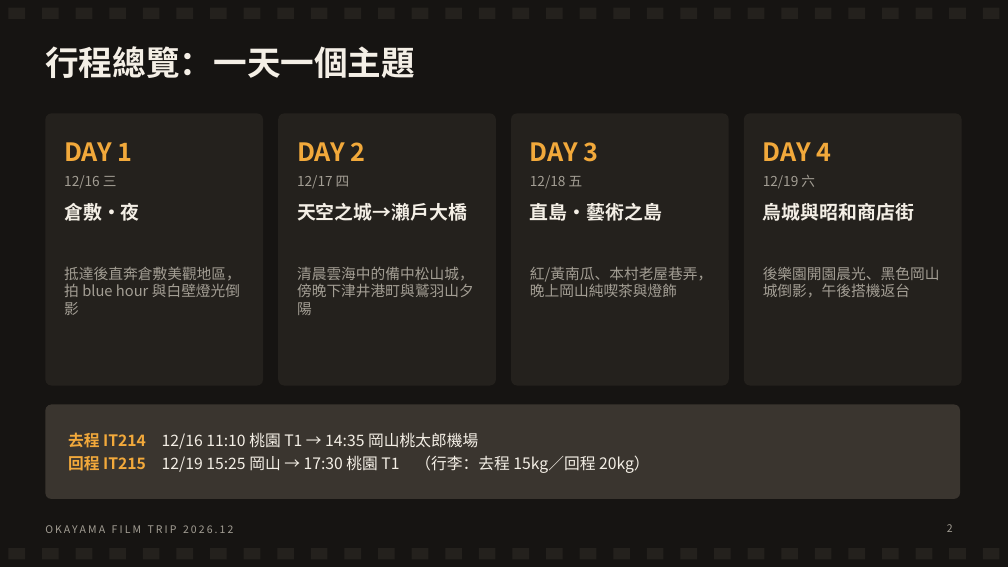
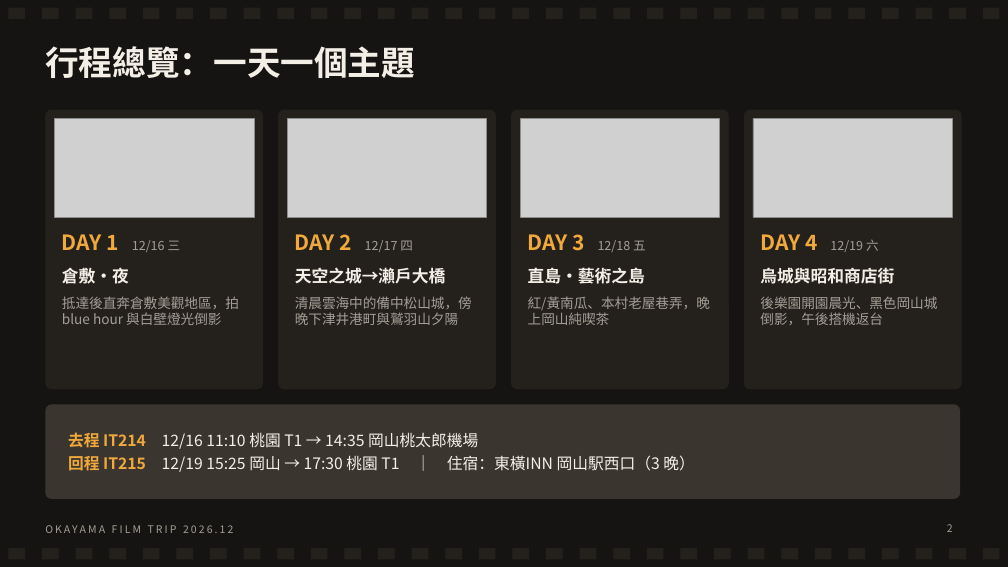
Before and after one commit to leoimpact999/djokovic-vs-sinner-analysis, a slide deck: slide 2 of 岡山4天3夜_底片獵景之旅.pptx. Drawn at 1008x567 pixels with LibreOffice and Linux fonts; fonts in the diff are those of the drawing; grey boxes stand for pictures. Boxes give left, top, right and bottom in pixels: in the first picture for what was removed or moved away, otherwise in the second. Text is boxed around its words. In the diff, an @@ line names an element or a change of style, - is before the commit and + after.

```diff
--- a/岡山4天3夜_底片獵景之旅.pptx
+++ b/岡山4天3夜_底片獵景之旅.pptx
@@ picture added at (54,119,254,217) @@
@@ picture added at (287,119,487,217) @@
@@ picture added at (520,119,720,217) @@
@@ picture added at (753,119,953,217) @@
@@ text removed at (64,142,133,161) @@
-DAY 1
@@ text removed at (297,142,366,161) @@
-DAY 2
@@ text removed at (530,142,599,162) @@
-DAY 3
@@ text removed at (763,142,831,161) @@
-DAY 4
@@ text at (62,234,181,252): text changed; size 13 to 12 pt @@
-12/16 三
+DAY 1 12/16 三
@@ text at (295,234,413,252): text changed; size 13 to 12 pt @@
-12/17 四
+DAY 2 12/17 四
@@ text at (528,234,646,252): text changed; size 13 to 12 pt @@
-12/18 五
+DAY 3 12/18 五
@@ text at (760,234,879,252): text changed; size 13 to 12 pt @@
-12/19 六
+DAY 4 12/19 六
@@ text "倉敷・夜": place and size @@
-text "倉敷・夜" at (64,203,140,221)
+text "倉敷・夜" at (62,267,129,284)
@@ text "天空之城→瀨戶大橋": place and size @@
-text "天空之城→瀨戶大橋" at (297,203,467,221)
+text "天空之城→瀨戶大橋" at (295,267,446,284)
@@ text "直島・藝術之島": place and size @@
-text "直島・藝術之島" at (530,203,662,221)
+text "直島・藝術之島" at (528,267,645,284)
@@ size 18 to 16 pt; vertical alignment top to middle in 4 elements at (62,267,129,284), (295,267,446,284), (528,267,645,284), (760,268,894,284) @@
@@ text "烏城與昭和商店街": place and size @@
-text "烏城與昭和商店街" at (763,203,914,221)
+text "烏城與昭和商店街" at (760,268,894,284)
@@ text "抵達後直奔倉敷美觀地區，拍 blue hour 與白壁燈光倒影": place and size @@
-text "抵達後直奔倉敷美觀地區，拍 blue hour 與白壁燈光倒影" at (64,267,241,315)
+text "抵達後直奔倉敷美觀地區，拍 blue hour 與白壁燈光倒影" at (62,296,239,325)
@@ text "清晨雲海中的備中松山城，傍晚下津井港町與鷲羽山夕陽": place and size @@
-text "清晨雲海中的備中松山城，傍晚下津井港町與鷲羽山夕陽" at (297,266,474,315)
+text "清晨雲海中的備中松山城，傍晚下津井港町與鷲羽山夕陽" at (295,296,472,325)
@@ text at (528,296,710,325): text changed; size 14 to 13 pt @@
-紅/黃南瓜、本村老屋巷弄，晚上岡山純喫茶與燈飾
+紅/黃南瓜、本村老屋巷弄，晚上岡山純喫茶
@@ size 14 to 13 pt in 3 elements at (62,296,239,325), (295,296,472,325), (760,296,937,325) @@
@@ text "後樂園開園晨光、黑色岡山城倒影，午後搭機返台": place and size @@
-text "後樂園開園晨光、黑色岡山城倒影，午後搭機返台" at (763,267,940,298)
+text "後樂園開園晨光、黑色岡山城倒影，午後搭機返台" at (760,296,937,325)
@@ text at (162,455,694,472): text changed @@
-回程 IT215 12/19 15:25 岡山 → 17:30 桃園 T1 （行李：去程 15kg／回程 20kg）
+回程 IT215 12/19 15:25 岡山 → 17:30 桃園 T1 ｜ 住宿：東橫INN 岡山駅西口（3 晚）
```
Also in this commit, not shown: 14 other slides changed, 2 slides added.
